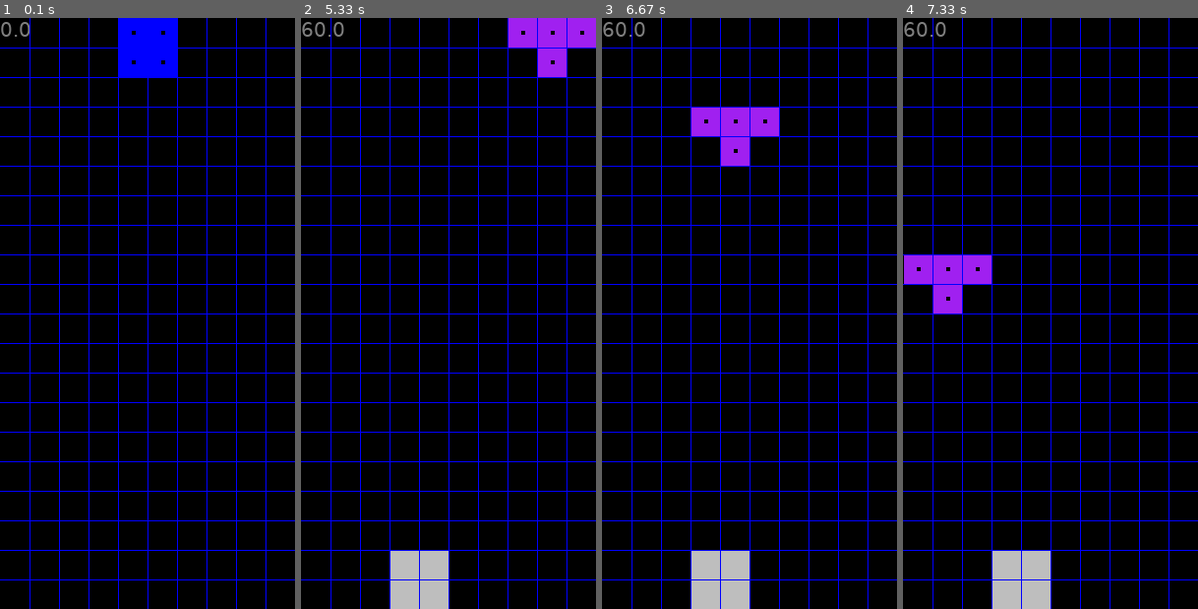
Above: before the commit, frames 1-4 (left to right).
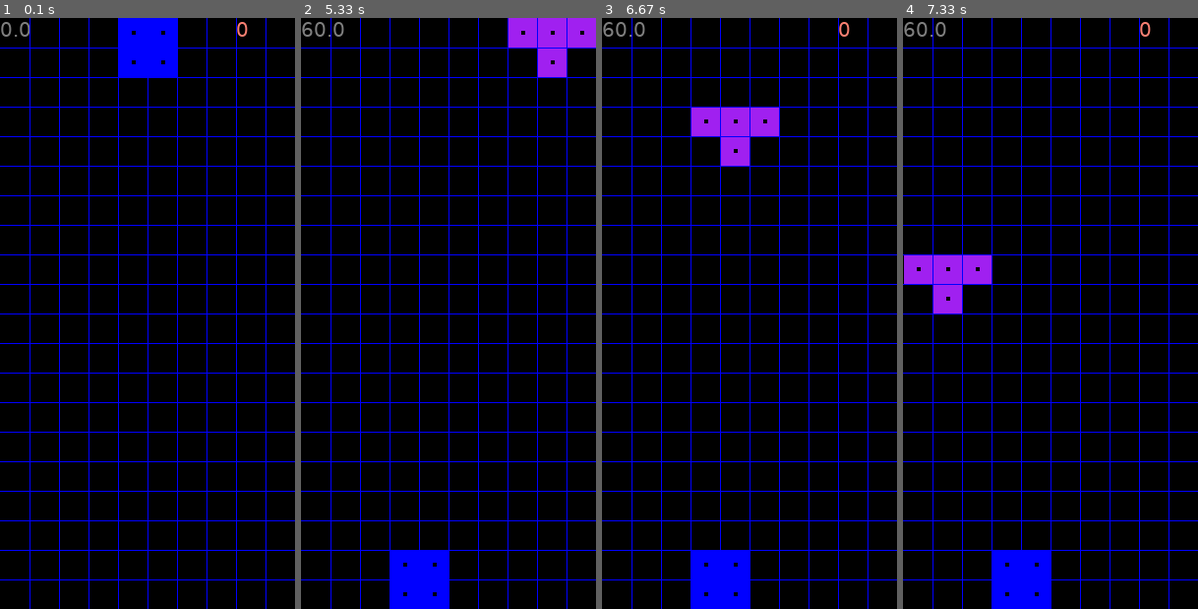
Above: after the commit, the same moments.

Repository: alp-kudzai/tetris-pygame
Game: pygame game, started from game.py
Two runs of this game, one before a commit and one after it. Both use one fixed random seed, a clock stepped at 60 frames per second and the inputs below.
Inputs:
- Up to frame 1 (0.1 s): no input
- Up to frame 2 (5.33 s): hold Right 0.33-0.8 s; hold Up 0.83-1.13 s; hold Right 1.17-1.63 s; hold Left 1.67-2.2 s; hold Down 2.23-2.53 s; hold Left 2.57-2.97 s; hold Up 3-3.37 s; hold Right 3.4-4.03 s; hold Down 4.07-4.43 s; hold Left 4.47-4.93 s; hold Right from 4.97 s (still down)
- Up to frame 3 (6.67 s): release Right at 5.43 s; hold Up 5.47-5.77 s; hold Left from 6.3 s (still down)
- Up to frame 4 (7.33 s): release Left at 6.83 s; hold Down 6.87-7.17 s

The runs differ from the first frame. In frame 1, less than 0.1% of the frame differs, in the area x 80-84%, y 0-4%; in frame 2, 1.9%; in frame 3, 1.9%, in the area x 30-84%, y 0-100%; in frame 4, 1.9%.

Commit message:
added scoring and block colour stays

Diff:
--- a/game.py
+++ b/game.py
@@ -3,6 +3,7 @@
 import random
 from tetris_blocks import O_B, I_B, J_B, S_B, Z_B, L_B, T_B
 
+#TODO: implement scoring
 RES = [300,600]
 SIZE = 30
 VERT = 10
@@ -44,30 +45,41 @@
         i_tracker = HOR-1
         down_steps = 0
         cleared = False
-        print(f'Lines: {self.lines}\n')
+        score = 0
+        #print(f'Lines: {self.lines}\n')
         for i in range(HOR-1, 0, -1):
             line = self.lines[i]
             if len(line) == VERT:
-                print(f'Full line, deleting cubes: {line}\n')
+                #print(f'Full line, deleting cubes: {line}\n')
                 for cube in line:
                     for shp in self.dead_blocks:
                         shp.find_delete(cube)
                 down_steps += 1
                 cleared = True
+                score += 1
             if not cleared:
                 if down_steps > 0:
-                    print(f'Moving cubes in line down: {line} by {down_steps} steps')
+                    #print(f'Moving cubes in line down: {line} by {down_steps} steps')
                     for cube in line:
                         cube.move_ip((0, down_steps*SIZE))
-                    print(f'Line is now: {line}\n')
+                    #print(f'Line is now: {line}\n')
 
                 temp_lines[i_tracker] = line
                 i_tracker -= 1
             elif cleared:
-                print(f'Clearing a line {line}, it will not be in line no more!')
+                #print(f'Clearing a line {line}, it will not be in line no more!')
                 cleared = False
         self.lines = temp_lines.copy()
-        print(f'New Lines: {self.lines}\n')
+        if score == 1:
+            score = 100
+        elif score == 2:
+            score = 300
+        elif score == 3:
+            score = 750
+        else:
+            score *= 400
+        return score
+        #print(f'New Lines: {self.lines}\n')
 
     def add(self, block):
         self.dead_blocks.append(block)
@@ -83,10 +95,13 @@
 
     def render(self):
         if len(self.dead_blocks) > 0:
-            rects = self.unpack()
-            for r in rects:
-                pg.draw.rect(self.screen, 'grey', r)
-
+            for b in self.dead_blocks:
+                b.render()
+            # rects = self.unpack()
+            # for r in rects:
+            #     pg.draw.rect(self.screen, 'grey', r)
+
+#TODO: Implement hard-drop
 class Shape:
     def __init__(self, s_type, shapes, color, screen):
         self.s_type = s_type
@@ -108,7 +123,7 @@
             'current': self.curr_block,
         }
         return str(data)
-    #
+
     def create_block(self):
         temp_y = self.top_y
         for y in self.curr_block:
@@ -265,13 +280,19 @@
         self.dead_blocks = DeadBlocks(self.screen)
         #movement
         self.x_movement = [False, False] #left, right
-        self.y_movement = [False, False] #down,rush
+        self.y_movement = [False, False] #soft-drop, hard-drop
+        self.score = 0
+        self.score_text = self.font.render(str(self.score), True, (250, 128, 114))
 
     def setShape(self):
         shpe_color = random.choice(self.BLOCKS)
         shape = Shape(shpe_color[2], shpe_color[0], shpe_color[1], self.screen)
         self.live_block = shape
         self.live_block.create_block()
+
+    def renderScore(self):
+        self.score_text = self.font.render(str(self.score), True, (250, 128, 114))
+        self.screen.blit(self.score_text, (RES[0]-(SIZE*2), 0))
 
     def renderFPStext(self):
         self.fpsText = self.font.render(str(round(self.clock.get_fps(),2)), True, (127,127,127))
@@ -352,11 +373,12 @@
             self.processInput()
             if self.live_block.falling == False:
                 self.dead_blocks.add(self.live_block)
-                self.dead_blocks.check_lines()
+                self.score += self.dead_blocks.check_lines()
                 self.setShape()
 
             #Render here
             self.renderFPStext()
+            self.renderScore()
 
             self.live_block.render()
             self.dead_blocks.render()
